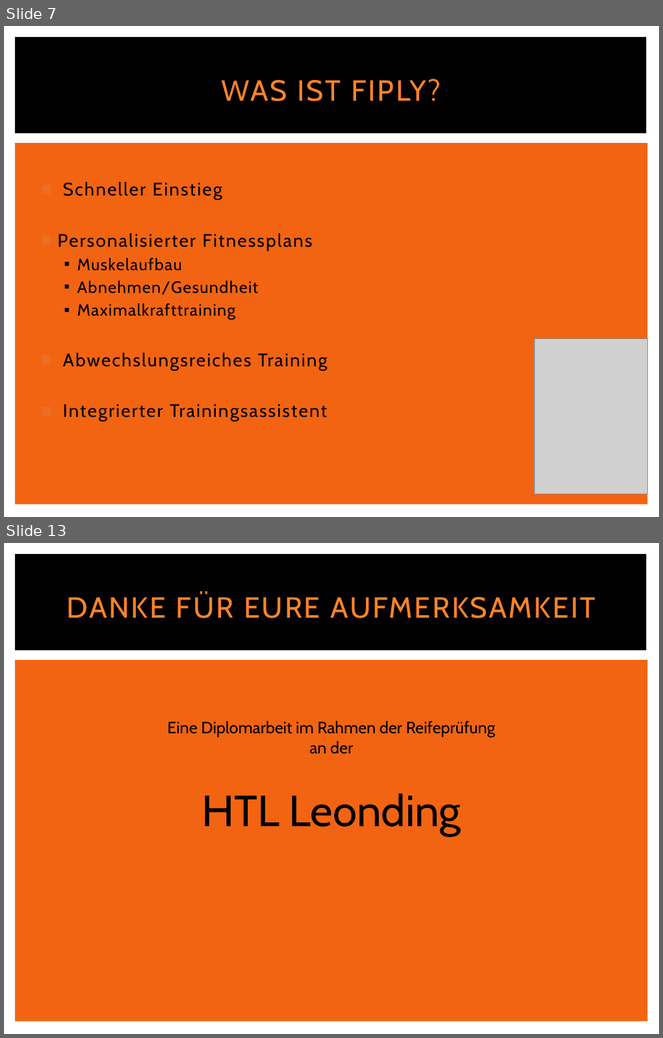
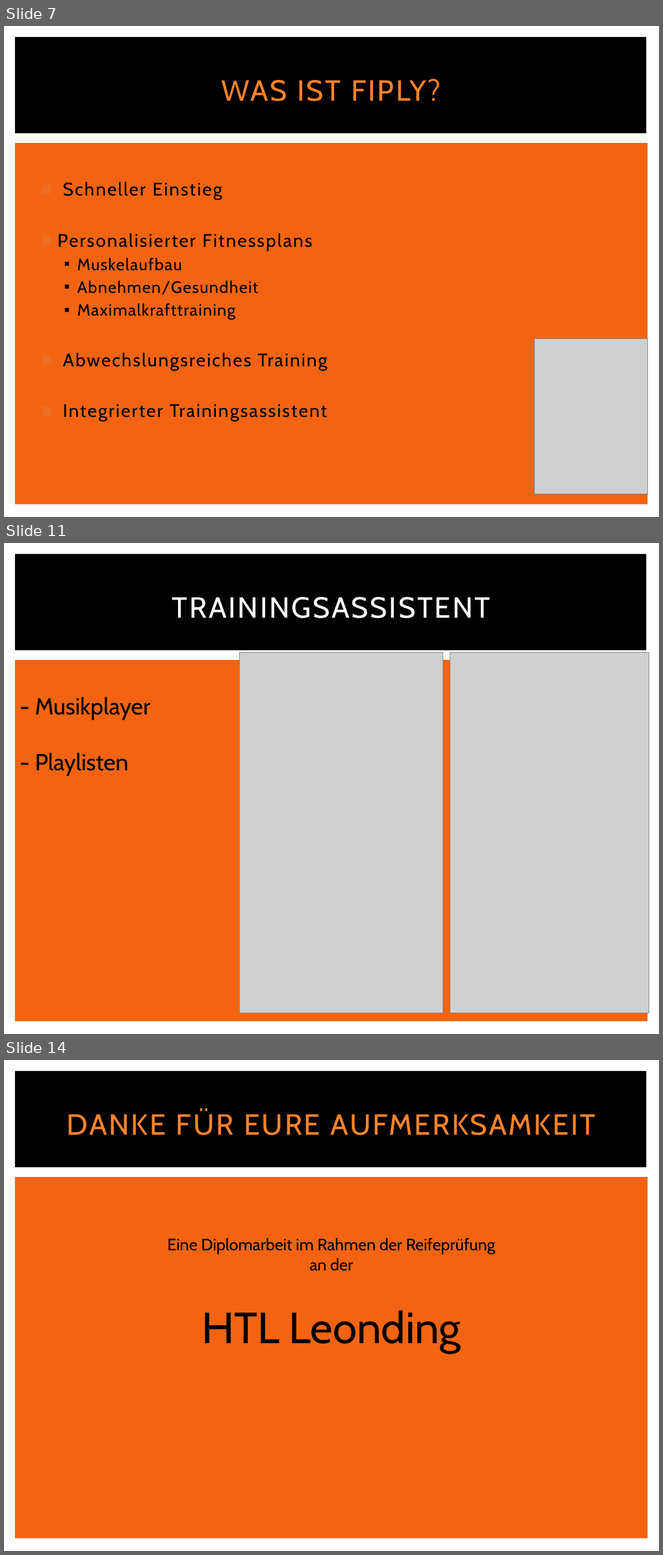
Before and after one commit to htl-leonding/2015_fiply, a slide deck: FIPLY/Dokumente/Präsentation.pptx. Shown one above the other, each under a label of ours: slides 7 and 13 before the commit, slides 7, 11 and 14 after it; the slides between them are not shown. The pictures are 663x1038 and 663x1555 pixels, drawn with LibreOffice and Linux fonts; fonts in the diff are those of the drawing; grey boxes stand for pictures. Boxes give left, top, right and bottom in pixels: in the first picture for what was removed or moved away, otherwise in the second. Text is boxed around its words. In the diff, an @@ line names an element or a change of style, - is before the commit and + after.

```diff
--- a/FIPLY/Dokumente/Präsentation.pptx
+++ b/FIPLY/Dokumente/Präsentation.pptx
@@ slide 11 added at (4,543,659,1034), background #FFFFFF; not listed: 2 template elements that a slide beside it also shows @@
@@ title added at (172,597,491,618), 32 pt, text #FFFFFF @@
+TRAININGSASSISTENT
@@ picture added at (240,653,443,1014) @@
@@ picture added at (450,653,649,1014) @@
@@ text added at (35,697,151,776), 25.5 pt, text #000000 @@
+- Musikplayer
+- Playlisten
@@ what was slide 13 is now slide 14 @@
```
Also in this commit, not shown: 2 slides changed, 3 other slides added, 3 slides removed, 9 other files.
